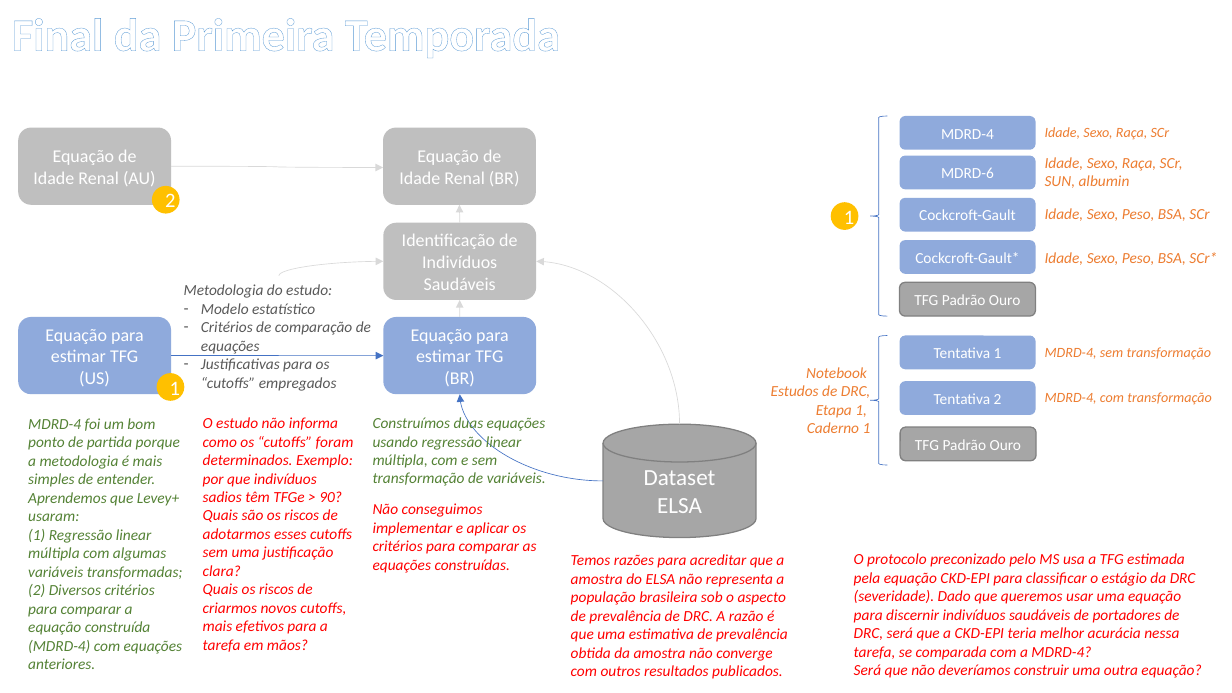
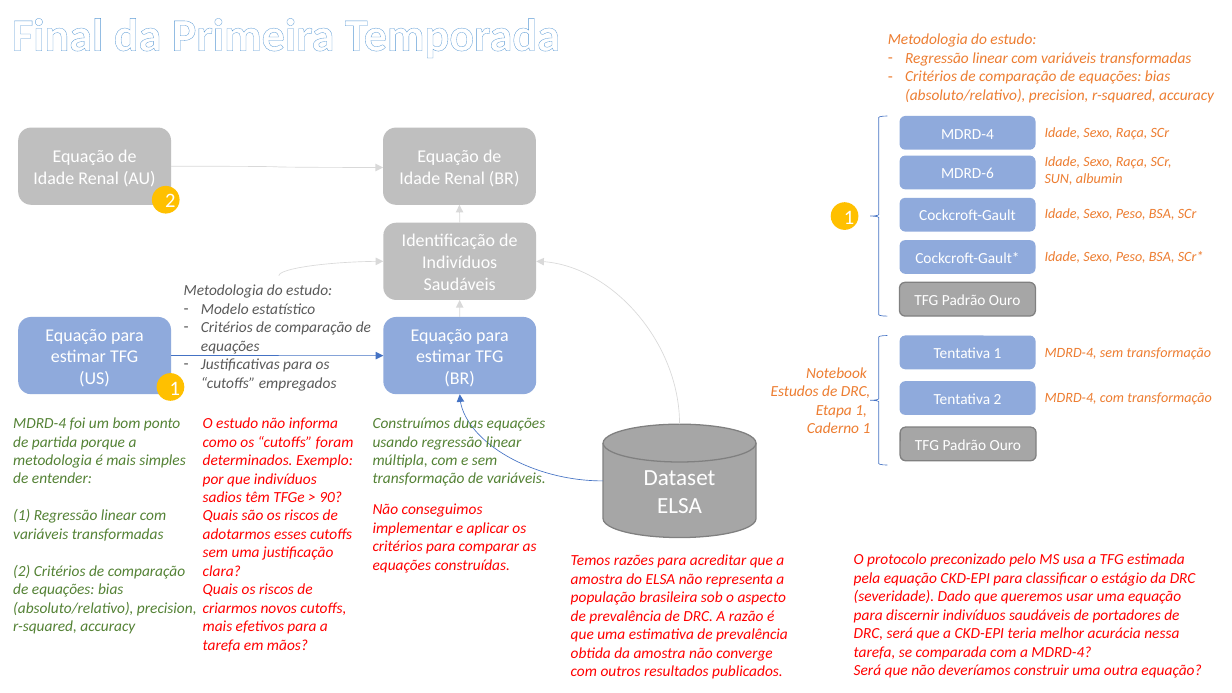
Before and after one commit to andreplima/collabSergio, a slide deck: slide 5 of support/Proposta de Trabalho.pptx. Drawn at 1232x693 pixels with LibreOffice and Linux fonts; fonts in the diff are those of the drawing. Boxes give left, top, right and bottom in pixels: in the first picture for what was removed or moved away, otherwise in the second. Text is boxed around its words. In the diff, an @@ line names an element or a change of style, - is before the commit and + after.

```diff
--- a/support/Proposta de Trabalho.pptx
+++ b/support/Proposta de Trabalho.pptx
@@ text added at [888, 33, 1214, 103], 12 pt, text #ED7D31, italic @@
+Metodologia do estudo:
+– Regressão linear com variáveis transformadas
+– Critérios de comparação de equações: bias (absoluto/relativo), precision, r-squared, accuracy
@@ size 12 to 11 pt in 3 elements at [1045, 156, 1172, 185], [1045, 208, 1197, 220], [1045, 251, 1204, 263] @@
@@ text at [13, 417, 197, 634]: text changed @@
-MDRD-4 foi um bom ponto de partida porque a metodologia é mais simples de entender. Aprendemos que Levey+ usaram:
-(1) Regressão linear múltipla com algumas variáveis transformadas;
-(2) Diversos critérios para comparar a equação construída (MDRD-4) com equações anteriores.
+MDRD-4 foi um bom ponto de partida porque a metodologia é mais simples de entender:
+(1) Regressão linear com variáveis transformadas
+(2) Critérios de comparação de equações: bias (absoluto/relativo), precision, r-squared, accuracy
```
Also in this commit, not shown: 1 other slide changed.
